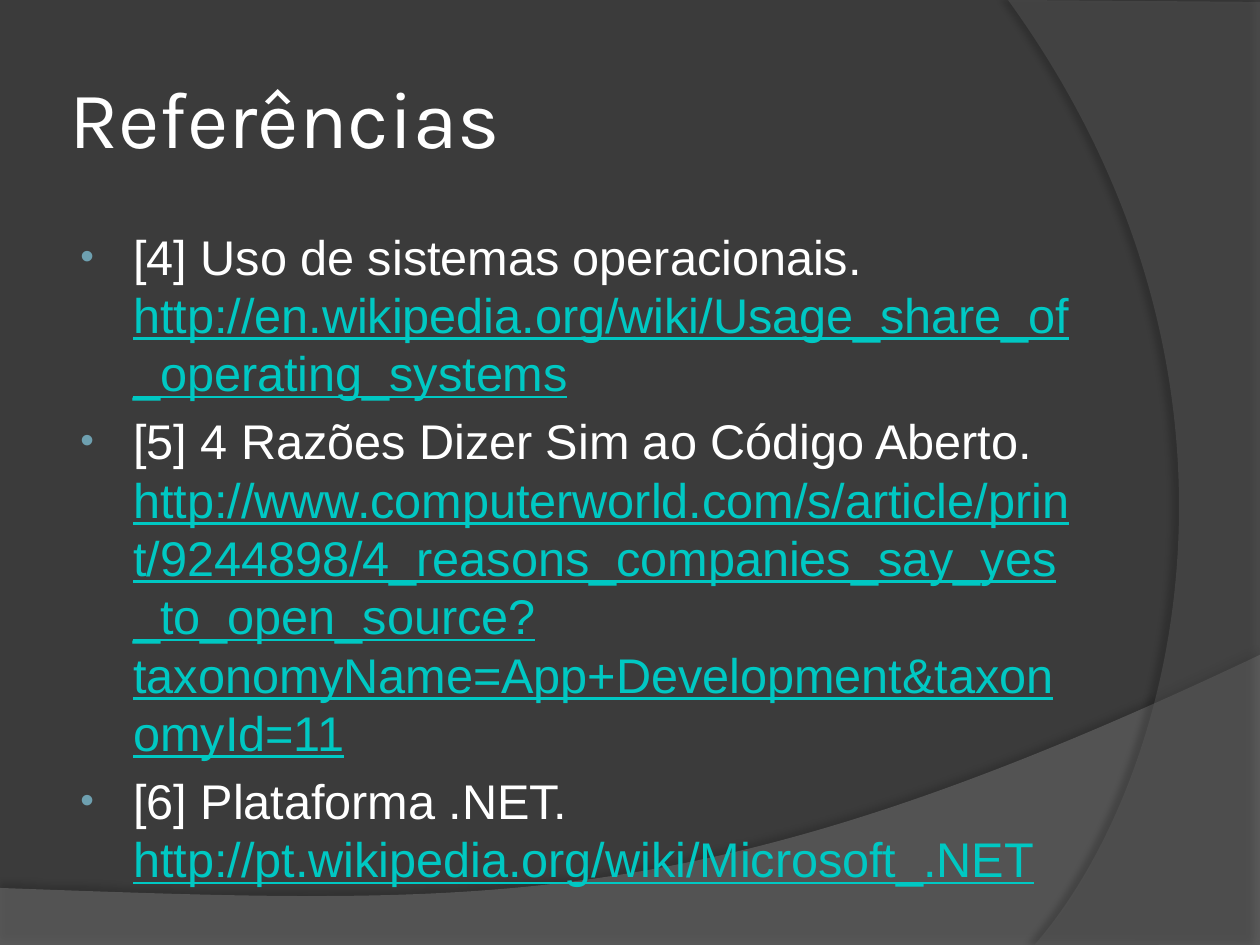
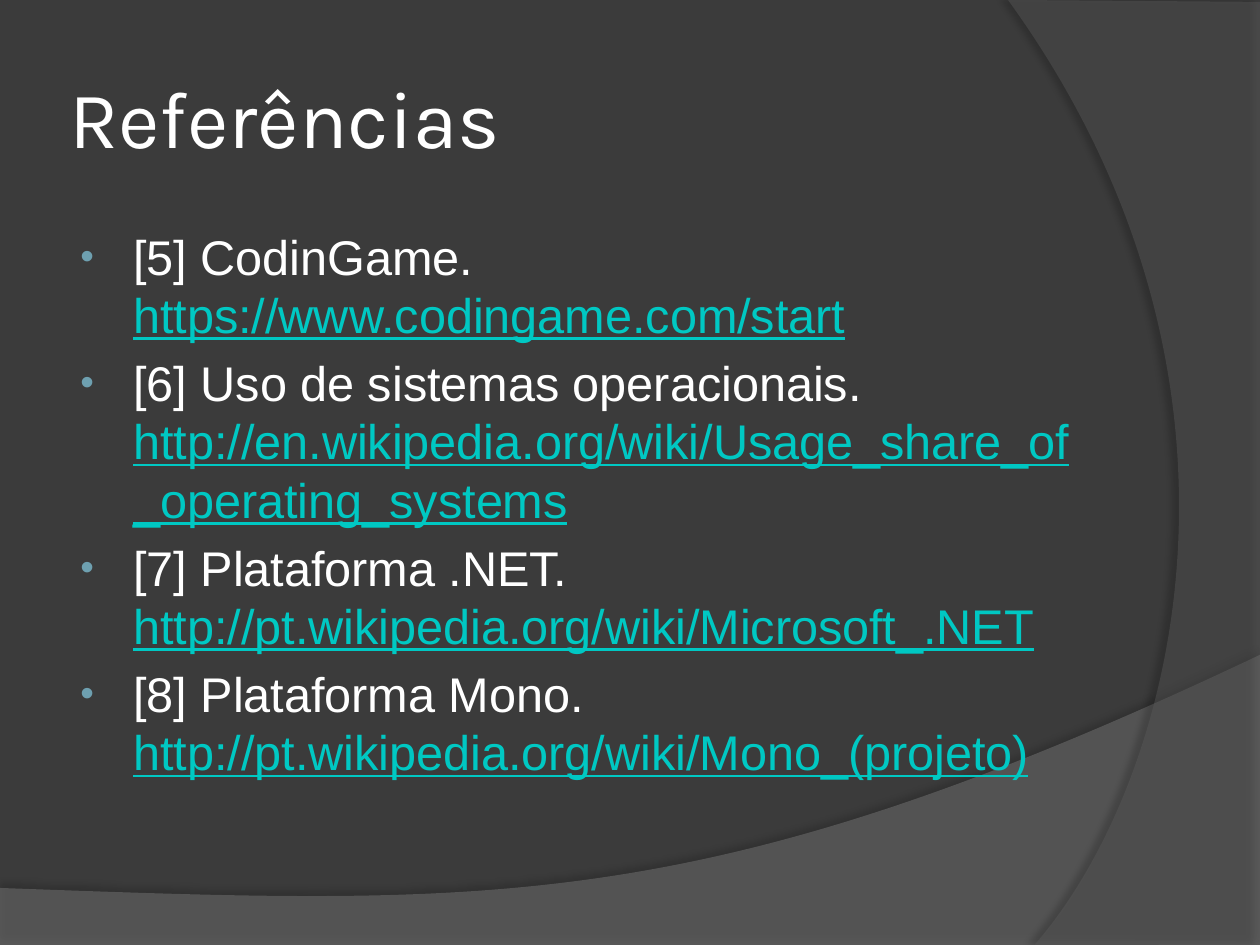
Before and after one commit to wind39/wind39.github.io, a slide deck: slide 17 of curso/modulo1capitulo1.pptx (slide 16 before the commit). Drawn at 1260x945 pixels with LibreOffice and Linux fonts; fonts in the diff are those of the drawing. Boxes give left, top, right and bottom in pixels: in the first picture for what was removed or moved away, otherwise in the second. Text is boxed around its words. In the diff, an @@ line names an element or a change of style, - is before the commit and + after.

```diff
--- a/curso/modulo1capitulo1.pptx
+++ b/curso/modulo1capitulo1.pptx
@@ text at box(133, 239, 1069, 780): text changed @@
-• [4] Uso de sistemas operacionais. http://en.wikipedia.org/wiki/Usage_share_of_operating_systems
-• [5] 4 Razões Dizer Sim ao Código Aberto. http://www.computerworld.com/s/article/print/9244898/4_reasons_companies_say_yes_to_open_source?taxonomyName=App+Development&taxonomyId=11
-• [6] Plataforma .NET. http://pt.wikipedia.org/wiki/Microsoft_.NET
+• [5] CodinGame. https://www.codingame.com/start
+• [6] Uso de sistemas operacionais. http://en.wikipedia.org/wiki/Usage_share_of_operating_systems
+• [7] Plataforma .NET. http://pt.wikipedia.org/wiki/Microsoft_.NET
+• [8] Plataforma Mono. http://pt.wikipedia.org/wiki/Mono_(projeto)
```
Also in this commit, not shown: 5 other slides changed, 2 slides added, 1 slide removed, 7 other files.
